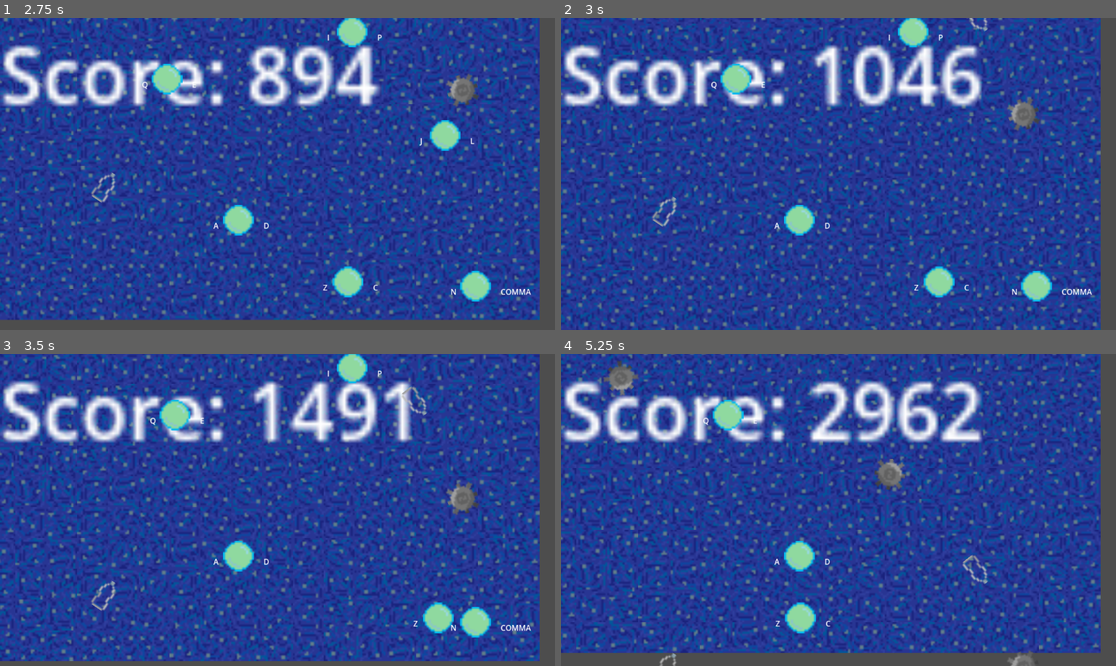
Above: before the commit, frames 1-4 (two rows, left to right).
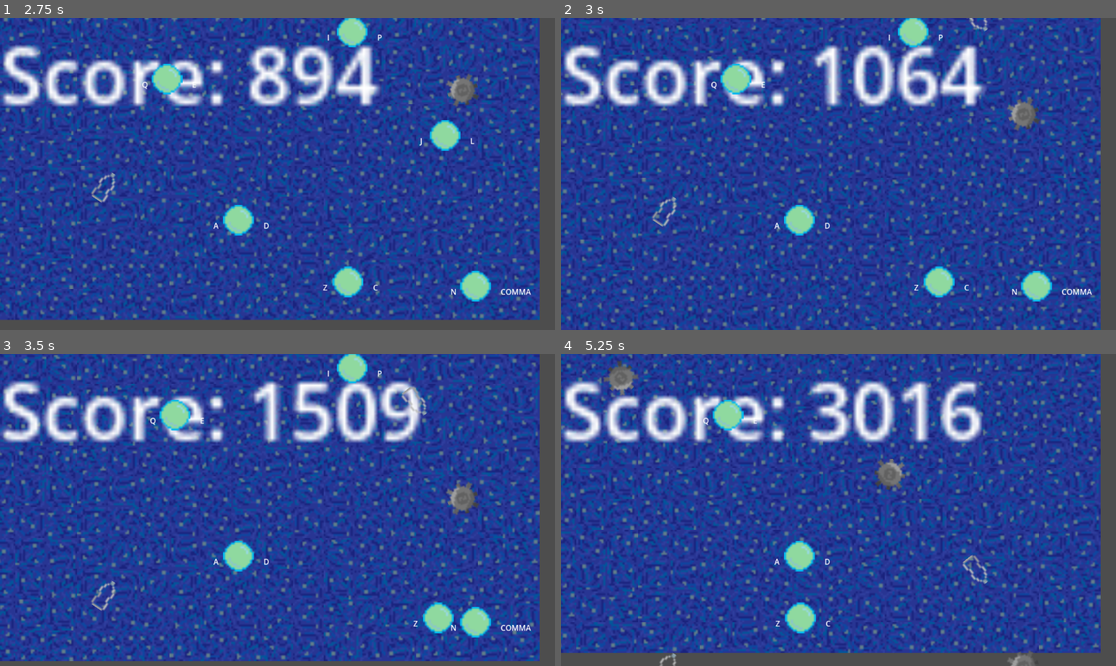
Above: after the commit, the same moments.

Repository: jschavey/bubble-ggj2025
Game: Godot game, scene res://main.tscn
The game is run twice, just before and just after one commit, with the same random seed, the same clock (stepped at 60 frames per second) and the same inputs.
Inputs:
- Up to frame 1 (2.75 s): tap Enter at 0.5 s; hold C (move_right_3) 0.53-1.28 s; tap Q (move_left_2) at 0.6, 2.1 s; hold Z (move_left_3) 1.28-2.03 s; tap E (move_right_2) at 1.35 s; hold C (move_right_3) from 2.03 s (still down)
- Up to frame 2 (3 s): keep holding C (move_right_3); tap E (move_right_2) at 2.85 s
- Up to frame 3 (3.5 s): keep holding C (move_right_3)
- Up to frame 4 (5.25 s): release C (move_right_3) at 3.53 s; hold Z (move_left_3) from 3.53 s (still down); tap Q (move_left_2) at 3.6, 5.1 s; tap E (move_right_2) at 4.35 s

Frame 1 is identical in both runs. In frame 2, 2.1% of the frame differs, in the area x 60-77%, y 8-29%; in frame 3, 2.8%; in frame 4, 3.4%, in the area x 44-76%, y 8-29%.

Commit message:
set obstacle collision mask to obstacle texture size

Diff:
--- a/obstacle.gd
+++ b/obstacle.gd
@@ -34,4 +34,4 @@
 
 func update_collision_shape():
 	var shape = collision_shape.shape as RectangleShape2D
-	shape.extents = sprite.texture.get_size() * sprite.scale  # Adjust the size based on the texture
+	shape.extents = sprite.texture.get_size() * sprite.scale / 2# Adjust the size based on the texture
